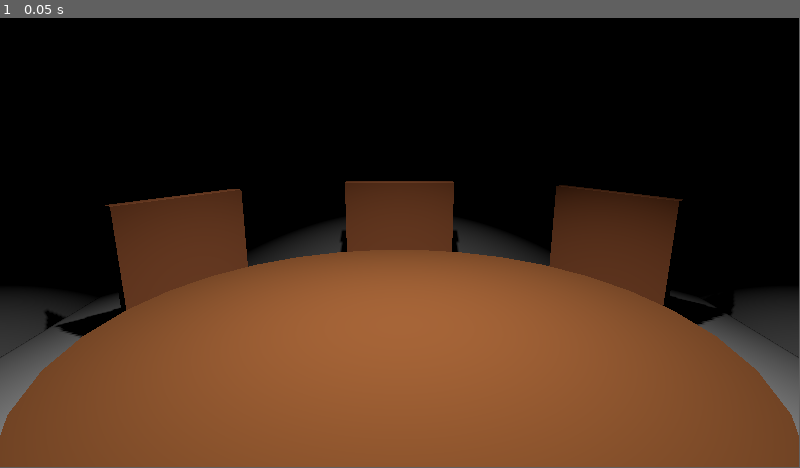
Above: before the commit, frame 1.
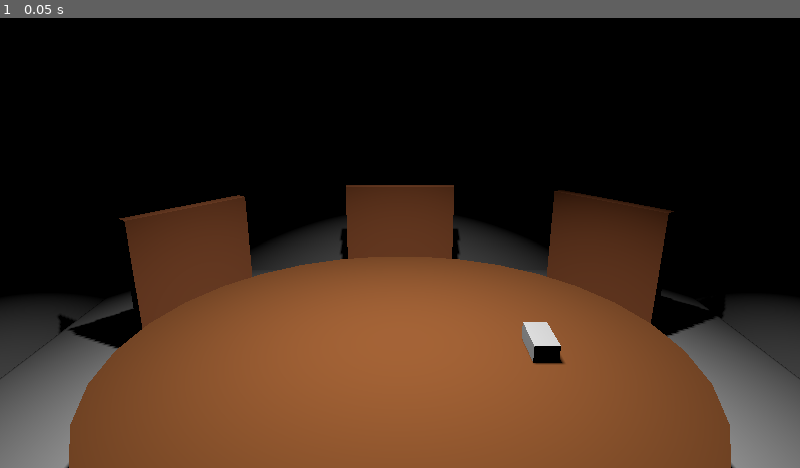
Above: after the commit, the same moment.

Repository: LavenderPlush/poker-regionale
Game: Godot game, scene res://main.tscn
Two runs of this game, one before a commit and one after it. Both use one fixed random seed, a clock stepped at 60 frames per second and the inputs below.
Inputs:
- Up to frame 1 (0.05 s): no input
In our replay, the window is 799x449 before the commit and 800x450 after it. These sizes can differ from the game's own. Grey fills any space a smaller window leaves; there, only what the larger window draws over its background counts as a difference.

The runs differ from the first frame. In frame 1, 8.9% of the frame differs, in the area x 0-100%, y 36-100%.

Commit message:
Add cards can be displayed on table

Diff:
--- /dev/null
+++ b/src/CardsDisplayed/card.tscn
@@ -0,0 +1,11 @@
+[gd_scene load_steps=3 format=3 uid="uid://dq5coxtle62he"]
+
+[ext_resource type="Script" uid="uid://dkv72hcv1v7mw" path="res://CardsDisplayed/card_visual.gd" id="1_p0yyc"]
+[ext_resource type="Texture2D" uid="uid://dbna0kehqik3t" path="res://Assets/poker_cards.png" id="1_rxsjh"]
+
+[node name="Card" type="Sprite3D"]
+transform = Transform3D(0.3, 0, 0, 0, -0.05209446, -0.29544234, 0, 0.29544234, -0.05209446, 0, 0, 0)
+texture = ExtResource("1_rxsjh")
+hframes = 15
+vframes = 5
+script = ExtResource("1_p0yyc")
--- /dev/null
+++ b/src/CardsDisplayed/card_visual.gd
@@ -0,0 +1,5 @@
+extends Sprite3D
+class_name CardVisual
+
+func display(x: int, y: int):
+	set_frame_coords(Vector2i(x, y))
--- a/src/CardsDisplayed/cards_displayed.tscn
+++ /dev/null
@@ -1,26 +0,0 @@
-[gd_scene load_steps=3 format=3 uid="uid://bh4ihxywrl2yh"]
-
-[ext_resource type="PackedScene" uid="uid://dsv7ljmwr88et" path="res://Decoratives/deck.tscn" id="1_42hlk"]
-[ext_resource type="PackedScene" uid="uid://b8ov37bxcaql5" path="res://Decoratives/card_placeholder.tscn" id="2_kacky"]
-
-[node name="CardsDisplayed" type="Node3D"]
-
-[node name="Deck" parent="." instance=ExtResource("1_42hlk")]
-transform = Transform3D(1, 0, 0, 0, 1, 0, 0, 0, 1, 0.1, 0.02, 0)
-
-[node name="Card" parent="." instance=ExtResource("2_kacky")]
-
-[node name="Card2" parent="." instance=ExtResource("2_kacky")]
-transform = Transform3D(1, 0, 0, 0, 1, 0, 0, 0, 1, -0.1, 0, 0)
-
-[node name="Card3" parent="." instance=ExtResource("2_kacky")]
-transform = Transform3D(1, 0, 0, 0, 1, 0, 0, 0, 1, -0.2, 0, 0)
-
-[node name="Card4" parent="." instance=ExtResource("2_kacky")]
-transform = Transform3D(1, 0, 0, 0, 1, 0, 0, 0, 1, -0.3, 0, 0)
-
-[node name="Card5" parent="." instance=ExtResource("2_kacky")]
-transform = Transform3D(1, 0, 0, 0, 1, 0, 0, 0, 1, -0.4, 0, 0)
-
-[node name="Card6" parent="." instance=ExtResource("2_kacky")]
-transform = Transform3D(1, 0, 0, 0, 1, 0, 0, 0, 1, -0.5, 0, 0)
--- /dev/null
+++ b/src/CardsDisplayed/table_cards.gd
@@ -0,0 +1,27 @@
+extends Node3D
+
+const CARD: PackedScene = preload("res://CardsDisplayed/card.tscn")
+
+@onready var position_holder: Node3D = $CardPositions
+var positions: Array[Vector3] = []
+
+var current_card: int = 0
+var cards_played: Array[CardVisual] = []
+
+func _ready() -> void:
+	for pos in position_holder.get_children():
+		positions.append(pos.position)
+
+func show_card():
+	assert(current_card < positions.size())
+	var card: CardVisual = CARD.instantiate()
+	# Use card given instead
+	card.display(1, 1)
+	cards_played.append(card)
+	add_child(card)
+	card.position = positions[current_card]
+	current_card += 1
+
+func reset_cards():
+	for card in cards_played:
+		card.queue_free()
--- /dev/null
+++ b/src/CardsDisplayed/table_cards.tscn
@@ -0,0 +1,30 @@
+[gd_scene load_steps=3 format=3 uid="uid://bh4ihxywrl2yh"]
+
+[ext_resource type="Script" uid="uid://cw0kgswk8nxaq" path="res://CardsDisplayed/table_cards.gd" id="1_u6670"]
+[ext_resource type="PackedScene" uid="uid://dsv7ljmwr88et" path="res://Decoratives/deck.tscn" id="2_eivna"]
+
+[node name="TableCards" type="Node3D"]
+script = ExtResource("1_u6670")
+
+[node name="Deck" parent="." instance=ExtResource("2_eivna")]
+transform = Transform3D(1, 0, 0, 0, 1, 0, 0, 0, 1, 0.15, 0.02, 0)
+
+[node name="CardPositions" type="Node3D" parent="."]
+
+[node name="1" type="Node3D" parent="CardPositions"]
+transform = Transform3D(1, 0, 0, 0, 1, 0, 0, 0, 1, 0, 0.007461965, 0)
+
+[node name="2" type="Node3D" parent="CardPositions"]
+transform = Transform3D(1, 0, 0, 0, 1, 0, 0, 0, 1, -0.15, 0.007461965, 0)
+
+[node name="3" type="Node3D" parent="CardPositions"]
+transform = Transform3D(1, 0, 0, 0, 1, 0, 0, 0, 1, -0.3, 0.007461965, 0)
+
+[node name="4" type="Node3D" parent="CardPositions"]
+transform = Transform3D(1, 0, 0, 0, 1, 0, 0, 0, 1, -0.45, 0.007461965, 0)
+
+[node name="5" type="Node3D" parent="CardPositions"]
+transform = Transform3D(1, 0, 0, 0, 1, 0, 0, 0, 1, -0.6, 0.007461965, 0)
+
+[node name="6" type="Node3D" parent="CardPositions"]
+transform = Transform3D(1, 0, 0, 0, 1, 0, 0, 0, 1, -0.75, 0.007461965, 0)
--- a/src/main.tscn
+++ b/src/main.tscn
@@ -1,6 +1,7 @@
-[gd_scene load_steps=4 format=3 uid="uid://gshkfkveg71n"]
+[gd_scene load_steps=5 format=3 uid="uid://gshkfkveg71n"]
 
 [ext_resource type="Material" uid="uid://dcsb7mtpd7t1m" path="res://Assets/chair_material.tres" id="1_ig7tw"]
+[ext_resource type="PackedScene" uid="uid://bh4ihxywrl2yh" path="res://CardsDisplayed/table_cards.tscn" id="2_0xm2m"]
 
 [sub_resource type="StandardMaterial3D" id="StandardMaterial3D_h2yge"]
 albedo_color = Color(0.6, 0.3756, 0.204, 1)
@@ -71,6 +72,8 @@
 material = ExtResource("1_ig7tw")
 
 [node name="Player" type="Camera3D" parent="."]
-transform = Transform3D(1, 0, 0, 0, 0.9659258, 0.25881904, 0, -0.25881904, 0.9659258, 0, 0.9, 1.1)
+transform = Transform3D(1, 0, 0, 0, 0.9510565, 0.30901697, 0, -0.30901697, 0.9510565, 0, 1.1, 1.3)
 keep_aspect = 0
-fov = 80.0
+
+[node name="TableCards" parent="." instance=ExtResource("2_0xm2m")]
+transform = Transform3D(1, 0, 0, 0, 1, 0, 0, 0, 1, 0.2406094, 0.37003052, 0.00096544623)
--- a/src/project.godot
+++ b/src/project.godot
@@ -15,7 +15,13 @@
 config/features=PackedStringArray("4.5", "Forward Plus")
 config/icon="res://icon.svg"
 
+[display]
+
+window/size/mode=3
+window/stretch/mode="viewport"
+
 [rendering]
 
+textures/canvas_textures/default_texture_filter=3
 renderer/rendering_method="gl_compatibility"
 renderer/rendering_method.mobile="gl_compatibility"
Binary file added: src/Assets/Deck of cards ( full cards ).png
Not shown, added: src/Assets/Deck of cards ( full cards ).png.import
Binary file added: src/Assets/fiches addon (Poker Cards).png
Not shown, added: src/Assets/fiches addon (Poker Cards).png.import
Binary file added: src/Assets/minicards.png
Not shown, added: src/Assets/minicards.png.import
Binary file added: src/Assets/poker_cards.png
Not shown, added: src/Assets/poker_cards.png.import
Not shown, added: src/CardsDisplayed/card_visual.gd.uid
Not shown, added: src/CardsDisplayed/table_cards.gd.uid
